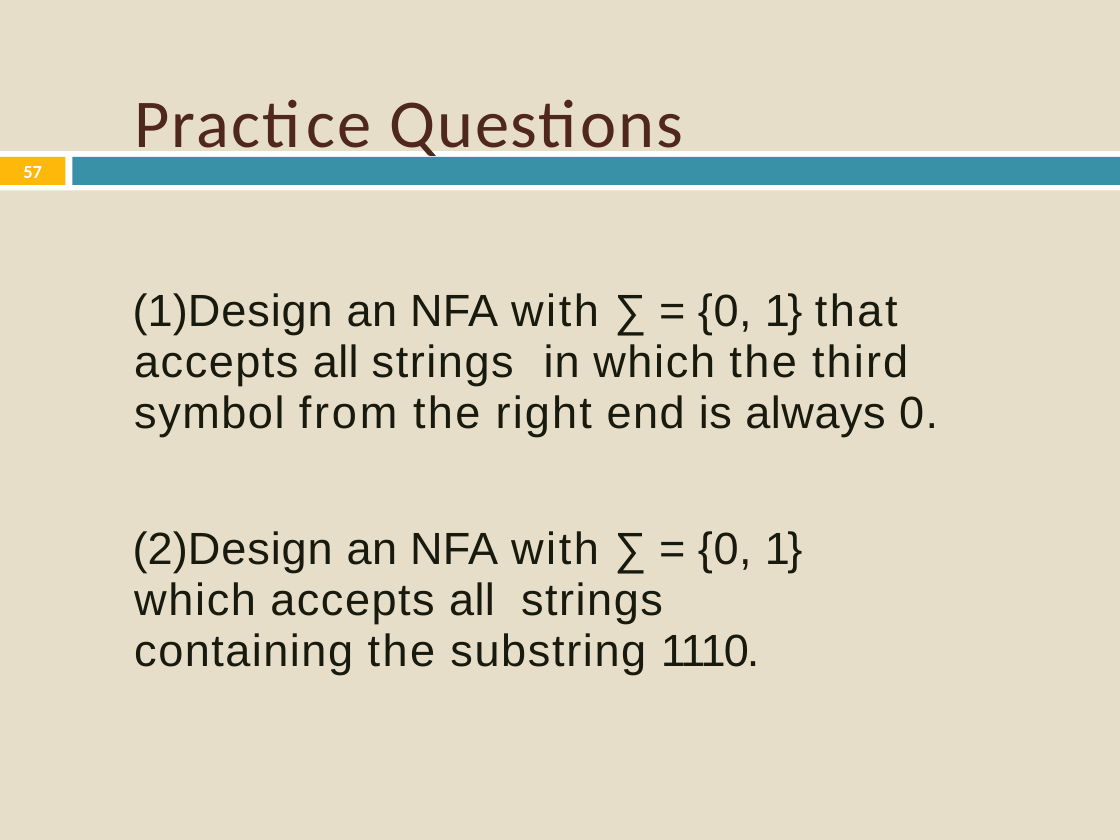
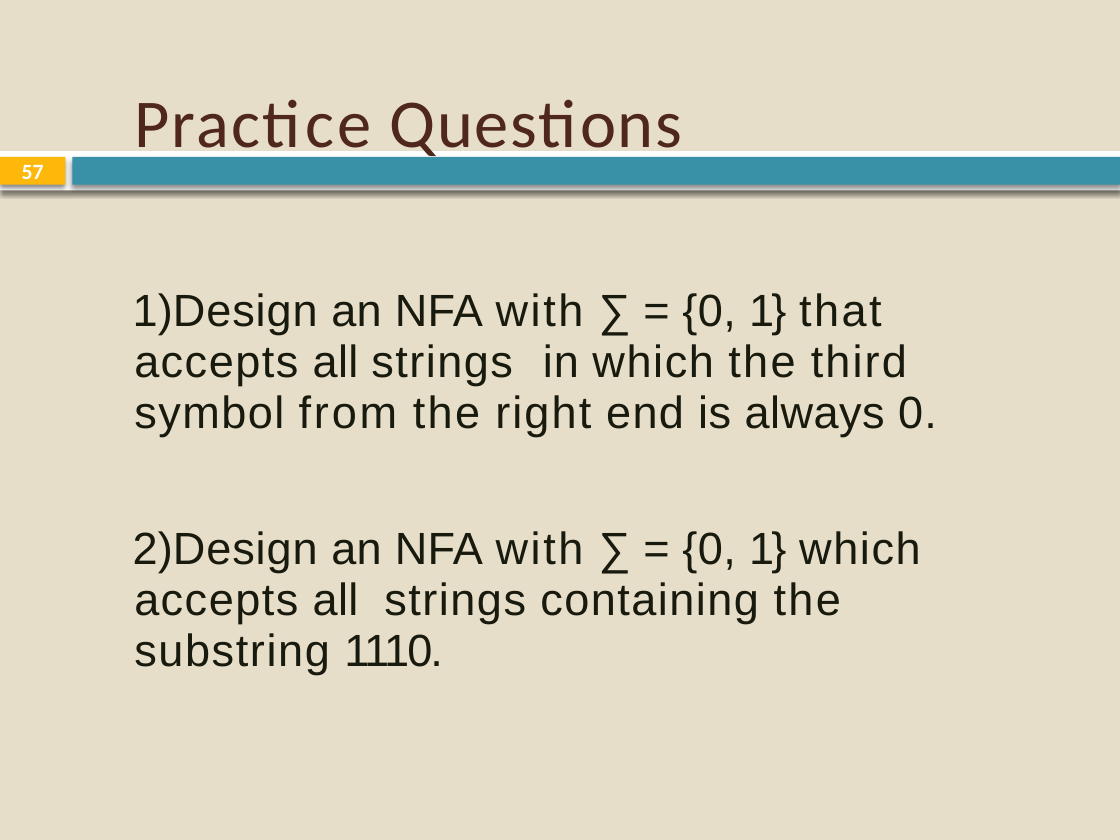
Before and after one commit to sabin-thapa/KUCE18-Sem7, a slide deck: slide 57 of Compiler Design/CE/2. Lexical Analysis.pptx. Drawn at 1120x840 pixels with LibreOffice and Linux fonts; fonts in the diff are those of the drawing. Boxes give left, top, right and bottom in pixels: in the first picture for what was removed or moved away, otherwise in the second. Text is boxed around its words. In the diff, an @@ line names an element or a change of style, - is before the commit and + after.

```diff
--- a/Compiler Design/CE/2. Lexical Analysis.pptx
+++ b/Compiler Design/CE/2. Lexical Analysis.pptx
@@ page number at (x1=22, y1=165, x2=44, y2=186): size 11.9 to 14 pt @@
@@ shadow on in 3 elements at (x1=0, y1=151, x2=1120, y2=190), (x1=0, y1=157, x2=65, y2=185), (x1=73, y1=157, x2=1120, y2=185) @@
@@ text "Design an NFA with ∑ ..." at (x1=133, y1=293, x2=937, y2=675): letter spacing 1.1 to 1 pt in "which", "which substring"; letter spacing 1.6 to 1.5 pt in "the the", "the"; letter spacing 1.4 to 1.3 pt in "third right"; letter spacing -1.2 to -1.3 pt in "1110."; bullet (1) to 1) @@
```
Also in this commit, not shown: 104 other slides changed, 17 other files.
